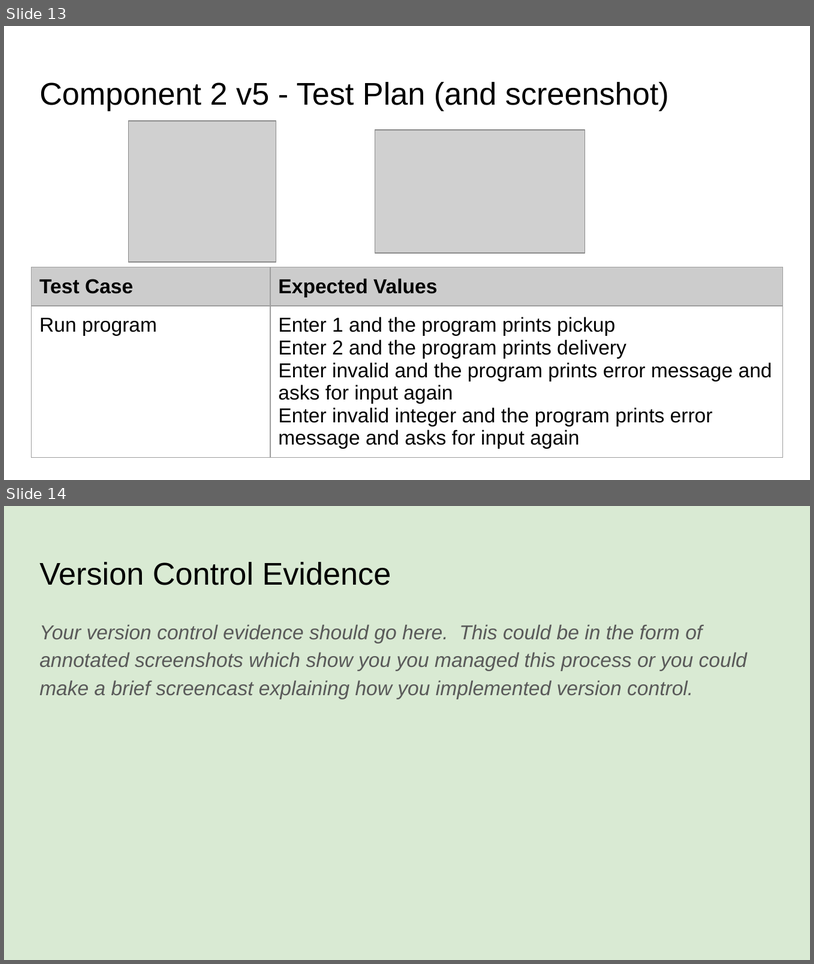
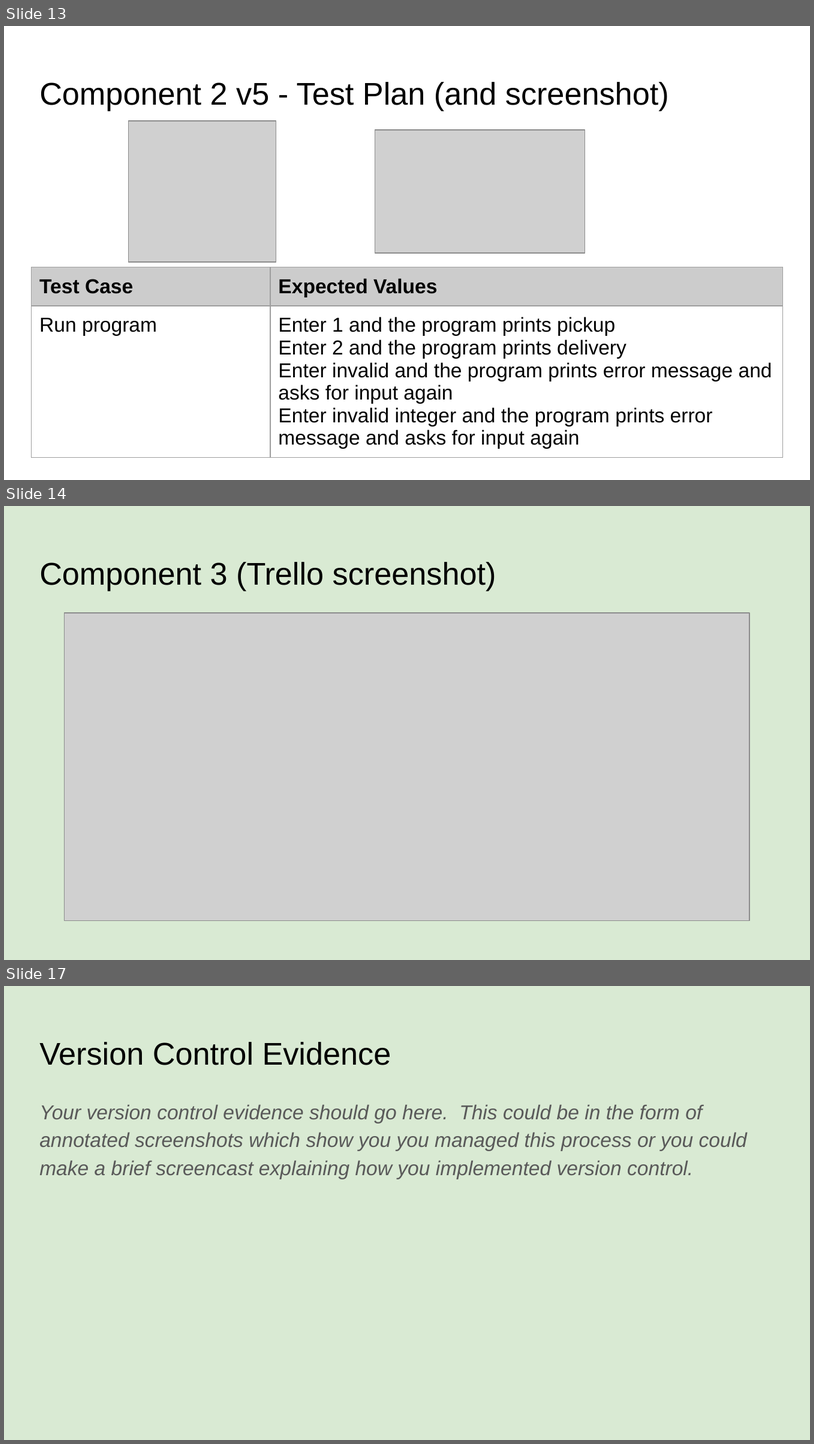
Before and after one commit to KaitlinEus/Pizza_bot, a slide deck: Python.pptx. Shown one above the other, each under a label of ours: slides 13 and 14 before the commit, slides 13, 14 and 17 after it; the slides between them are not shown. The pictures are 814x964 and 814x1444 pixels, drawn with LibreOffice and Linux fonts; fonts in the diff are those of the drawing; grey boxes stand for pictures. Boxes give left, top, right and bottom in pixels: in the first picture for what was removed or moved away, otherwise in the second. Text is boxed around its words. In the diff, an @@ line names an element or a change of style, - is before the commit and + after.

```diff
--- a/Python.pptx
+++ b/Python.pptx
@@ slide 14 added at (4,506,810,960), background #D9EAD3 @@
@@ title added at (39,562,497,591), 28 pt, text #000000 @@
+Component 3 (Trello screenshot)
@@ picture added at (65,613,750,921) @@
@@ what was slide 14 is now slide 17 @@
```
Also in this commit, not shown: 2 other slides added, 1 other file.
